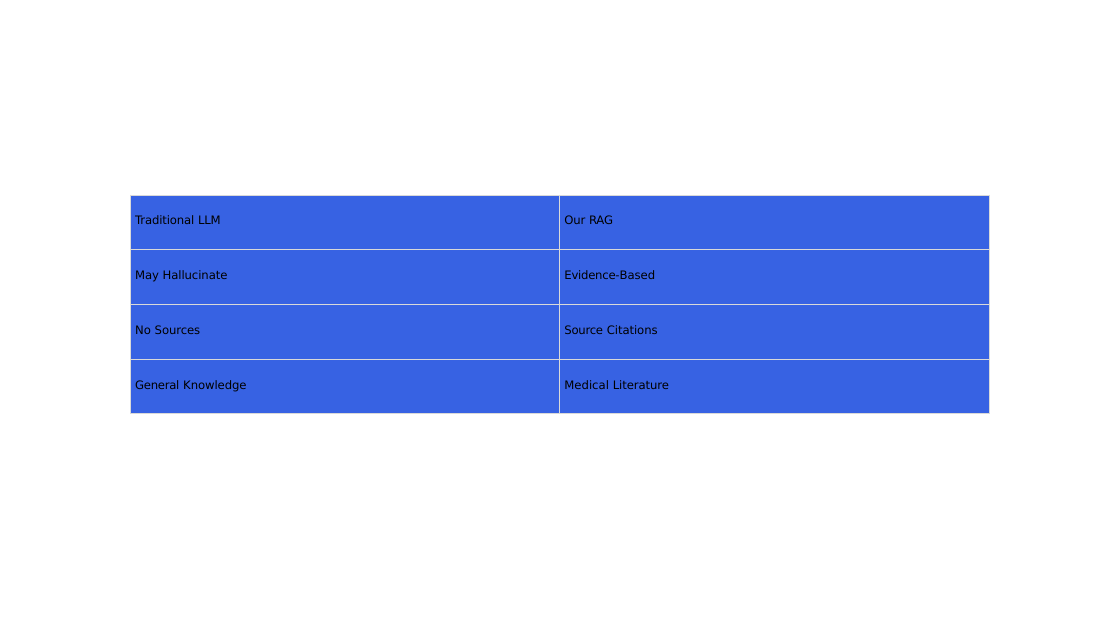
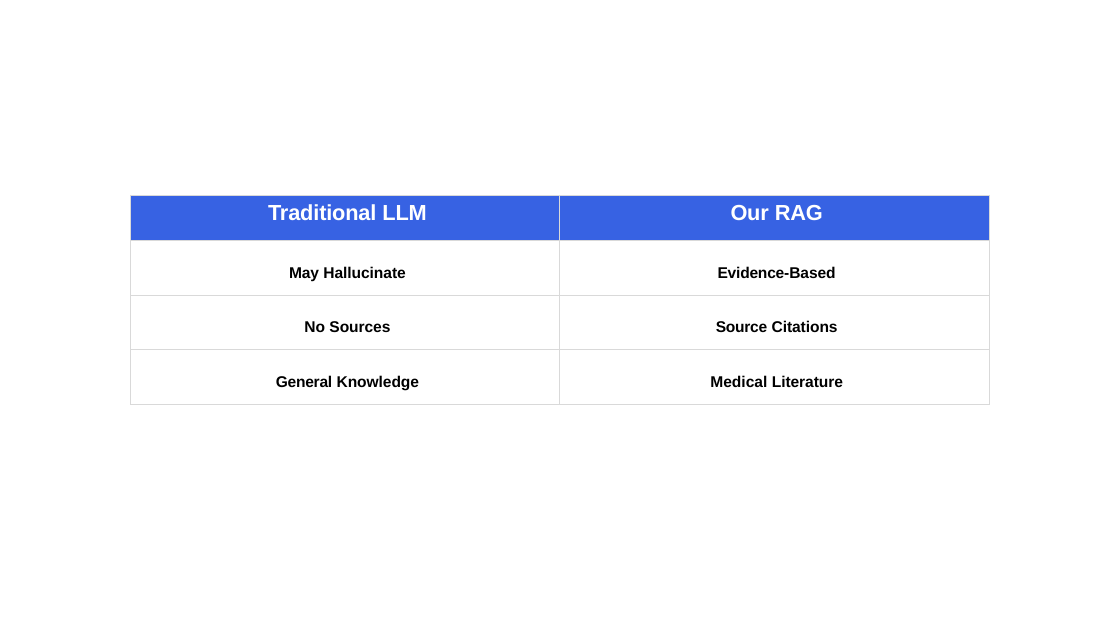
Before and after one commit to AbdelrahmanMatrix/Healthcare-RAG-Powered-Medical-QA-Assistant, a slide deck: slide 10 of docs/Healthcare RAG-Powered presentation.pptx. Drawn at 1120x630 pixels with LibreOffice and Linux fonts; fonts in the diff are those of the drawing. Boxes give left, top, right and bottom in pixels: in the first picture for what was removed or moved away, otherwise in the second. Text is boxed around its words. In the diff, an @@ line names an element or a change of style, - is before the commit and + after.

```diff
--- a/docs/Healthcare RAG-Powered presentation.pptx
+++ b/docs/Healthcare RAG-Powered presentation.pptx
@@ table at (130,195,988,404) @@
@@ fill #3762E3 to #FFFFFF in 6 cells @@
@@ size 15 to 28 pt, text colour #000000 to #FFFFFF in "Traditional LLM", "Our RAG" @@
@@ font DejaVu Sans to Arial, bold on @@
@@ size 15 to 20 pt in "May Hallucinate", "Evidence-Based", "No Sources", "Source Citations" and 2 more places @@
@@ alignment left to centre @@
@@ line spacing 1 to 2 @@
```
Also in this commit, not shown: 5 other slides changed, 1 other file.
